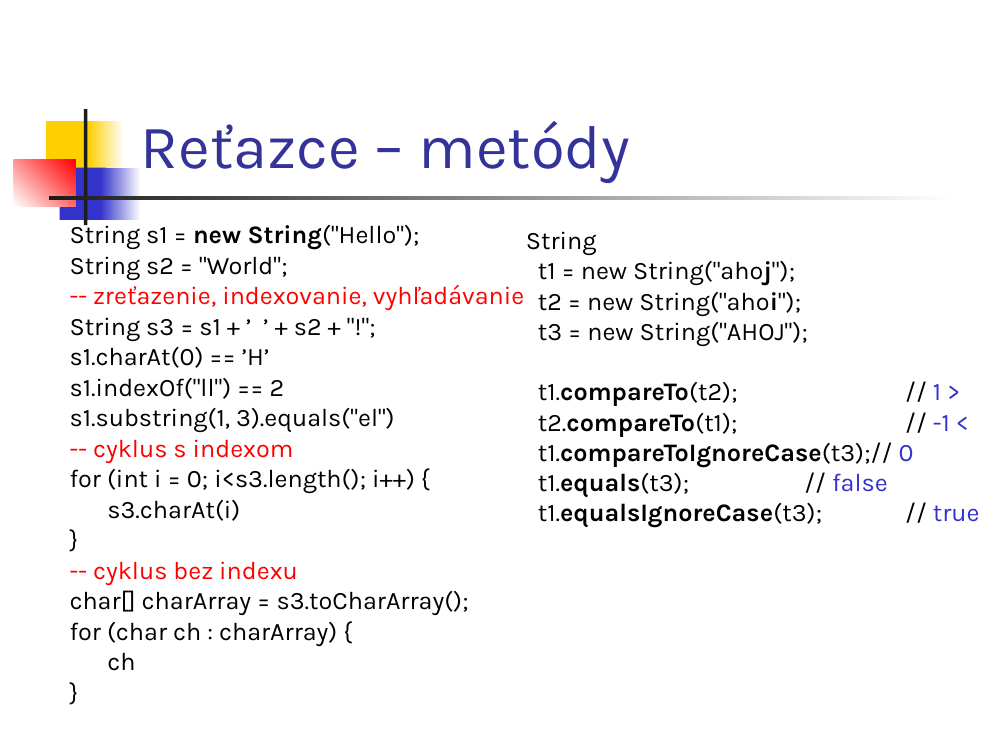
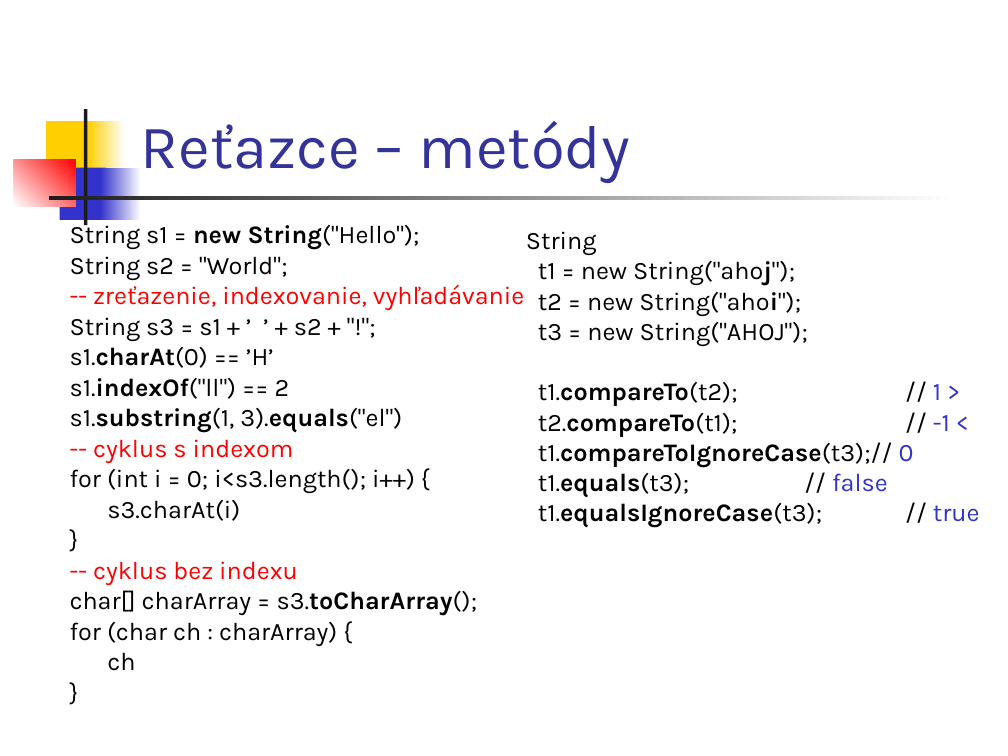
Before and after one commit to Programovanie4/Prednasky, a slide deck: slide 15 of 02/02_java.ppt (slide 14 before the commit). Drawn at 1008x756 pixels with LibreOffice and Linux fonts; fonts in the diff are those of the drawing. Boxes give left, top, right and bottom in pixels: in the first picture for what was removed or moved away, otherwise in the second. Text is boxed around its words. In the diff, an @@ line names an element or a change of style, - is before the commit and + after.

```diff
--- a/02/02_java.ppt
+++ b/02/02_java.ppt
@@ text at <box>70,347,478,616</box>: bold on in "s1.charAt(0)", "s1.indexOf("ll")", "s1.substring(1, 3).equals("el")", "s3.toCharArray();" @@
```
Also in this commit, not shown: 11 other slides changed, 1 slide added, 1 other file.
